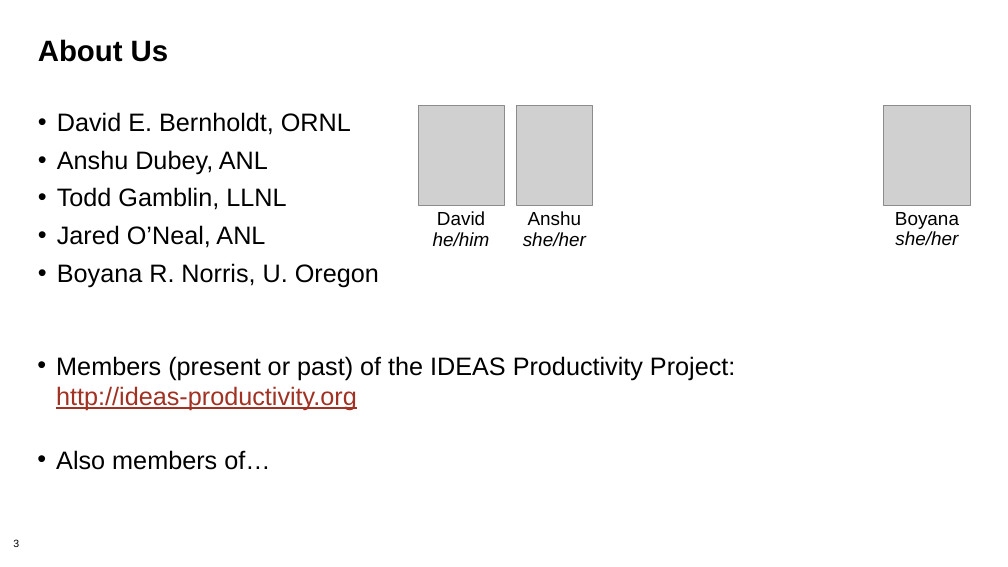
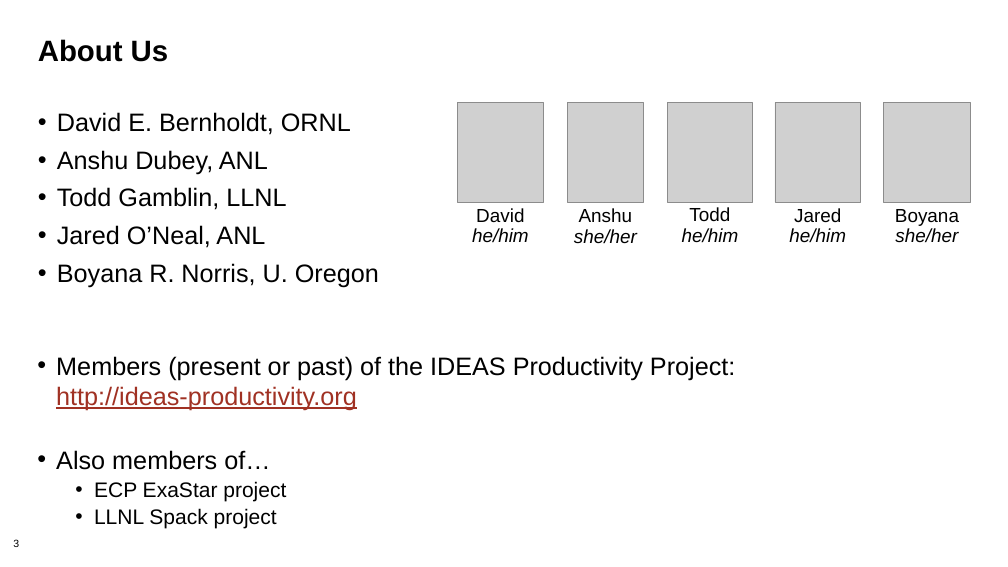
Before and after one commit to bssw-tutorial/presentations, a slide deck: slide 3 of intro-a.pptx. Drawn at 1008x567 pixels with LibreOffice and Linux fonts; fonts in the diff are those of the drawing; grey boxes stand for pictures; background and template pictures are left out. Boxes give left, top, right and bottom in pixels: in the first picture for what was removed or moved away, otherwise in the second. Text is boxed around its words. In the diff, an @@ line names an element or a change of style, - is before the commit and + after.

```diff
--- a/intro-a.pptx
+++ b/intro-a.pptx
@@ picture: place and size @@
-picture at (418,106,504,206)
+picture at (457,102,544,202)
@@ picture: place and size @@
-picture at (516,105,592,205)
+picture at (567,102,643,202)
@@ picture added at (668,102,752,202) @@
@@ picture added at (775,102,861,202) @@
@@ text "David": place and size @@
-text "David" at (433,211,490,247)
+text "David" at (472,208,529,243)
@@ text "Anshu": place and size @@
-text "Anshu" at (523,211,586,247)
+text "Anshu" at (574,208,637,244)
@@ text added at (682,207,739,243), 18 pt, text #000000, italic @@
+Todd
+he/him
@@ text added at (789,208,846,243), 18 pt, text #000000, italic @@
+Jared
+he/him
@@ text at (94,481,286,529): paragraphs added @@
+  • ECP ExaStar project
+  • LLNL Spack project
```
Also in this commit, not shown: 1 other slide changed, 3 other files.
